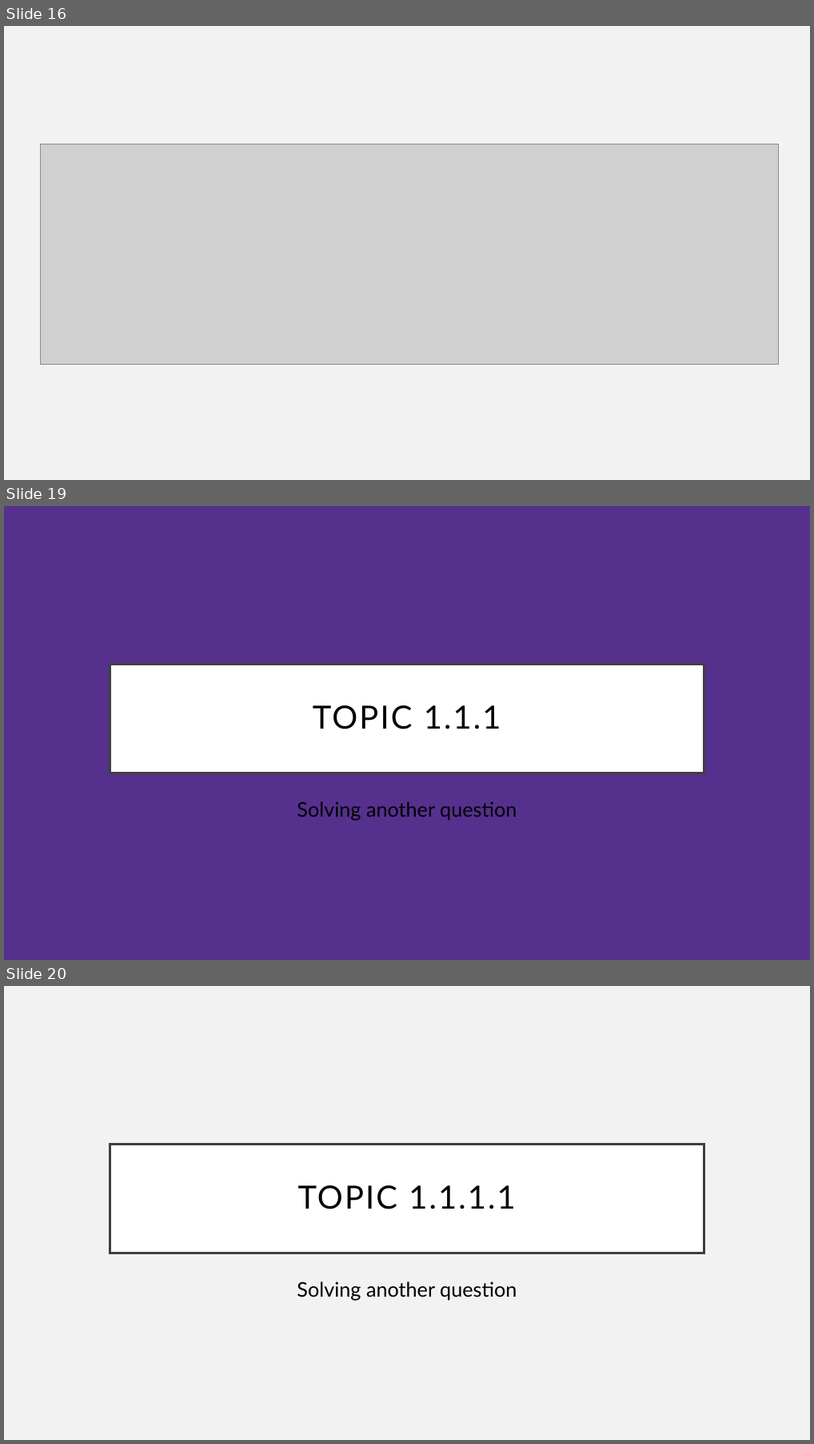
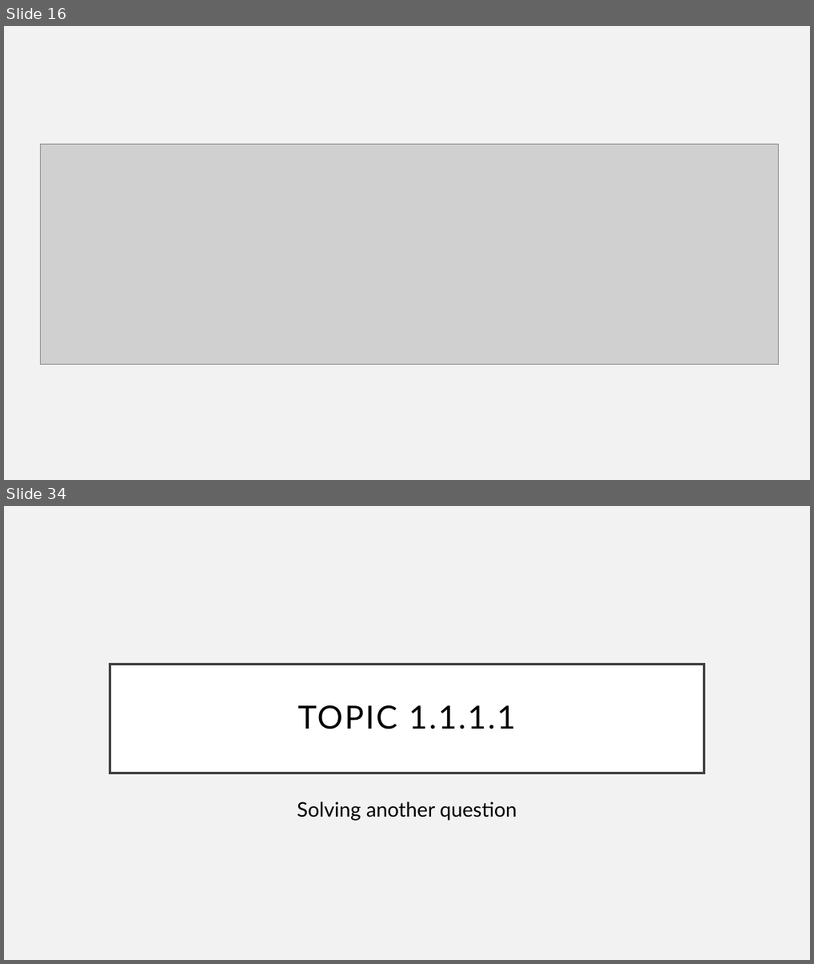
Before and after one commit to Equihua2211/I7266, a slide deck: 001_Slides/08_UART-USART.odp. Shown one above the other, each under a label of ours: slides 16, 19 and 20 before the commit, slides 16 and 34 after it; the slides between them are not shown. The pictures are 814x1444 and 814x964 pixels, drawn with LibreOffice and Linux fonts; fonts in the diff are those of the drawing; grey boxes stand for pictures. Boxes give left, top, right and bottom in pixels: in the first picture for what was removed or moved away, otherwise in the second. Text is boxed around its words. In the diff, an @@ line names an element or a change of style, - is before the commit and + after.

```diff
--- a/001_Slides/08_UART-USART.odp
+++ b/001_Slides/08_UART-USART.odp
@@ slide 19 removed at (x1=4, y1=506, x2=810, y2=960), background #55308D @@
@@ title removed at (x1=110, y1=664, x2=705, y2=772) @@
-TOPIC 1.1.1
@@ text removed at (x1=297, y1=801, x2=517, y2=820) @@
-Solving another question
@@ what was slide 20 is now slide 34 @@
```
Also in this commit, not shown: 2 slides changed, 15 slides added, 2 other files.
